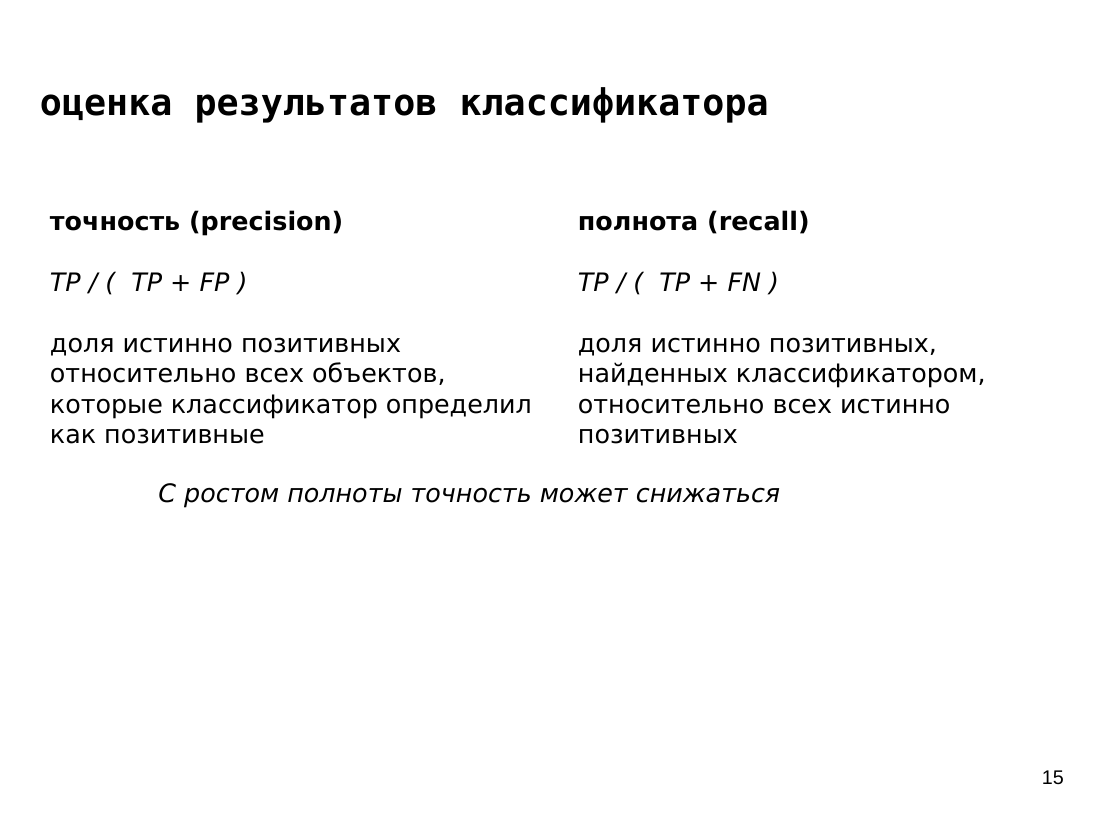
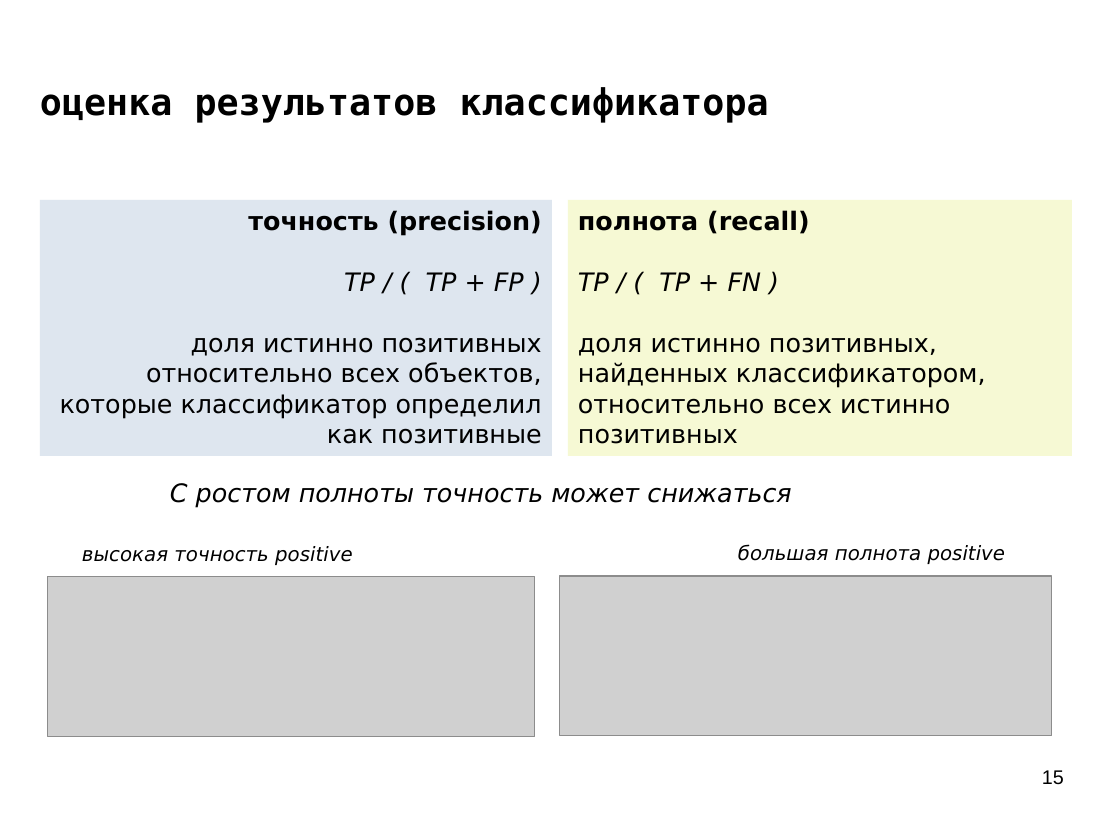
Before and after one commit to mechanoid5/ml_lectorium_legacy, a slide deck: slide 15 of 07-classifier-estimation.odp. Drawn at 1120x840 pixels with LibreOffice and Linux fonts; fonts in the diff are those of the drawing; grey boxes stand for pictures; background and template pictures are left out. Boxes give left, top, right and bottom in pixels: in the first picture for what was removed or moved away, otherwise in the second. Text is boxed around its words. In the diff, an @@ line names an element or a change of style, - is before the commit and + after.

```diff
--- a/07-classifier-estimation.odp
+++ b/07-classifier-estimation.odp
@@ rectangle "точность (precision)": place and size @@
-rectangle "точность (precision)" at (50,210,532,444)
+rectangle "точность (precision)" at (40,200,552,456)
@@ rectangle "точность (precision)" at (40,200,552,456): alignment left to right; fill none to #DEE6EF @@
@@ rectangle "полнота (recall)": place and size @@
-rectangle "полнота (recall)" at (578,210,986,444)
+rectangle "полнота (recall)" at (568,200,1072,456)
@@ rectangle "полнота (recall)" at (568,200,1072,456): fill none to #F6F9D4 @@
@@ text "С ростом полноты точность может ...": place and size @@
-text "С ростом полноты точность может ..." at (158,483,780,508)
+text "С ростом полноты точность может ..." at (170,483,791,508)
@@ text added at (82,546,353,565), 14 pt, text #000000, italic @@
+высокая точность positive
@@ text added at (738,544,1006,564), 14 pt, text #000000, italic @@
+большая полнота positive
@@ picture added at (48,576,535,737) @@
@@ picture added at (560,576,1052,736) @@
```
Also in this commit, not shown: 8 other slides changed, 10 slides added, 6 slides removed, 2 other files.
